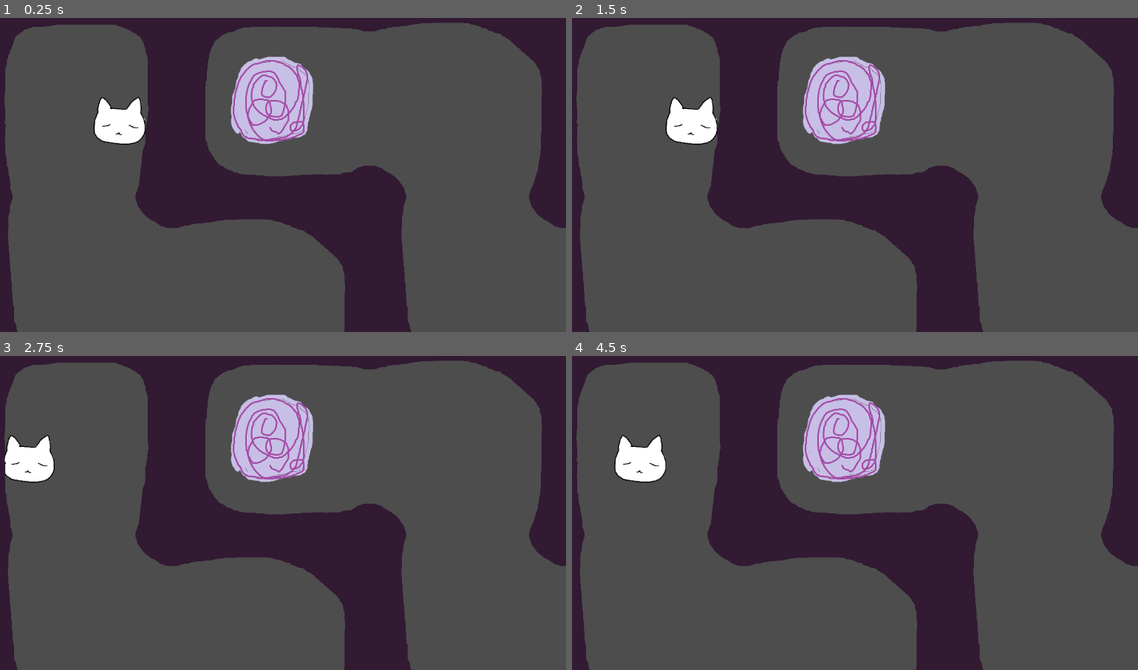
Above: before the commit, frames 1-4 (two rows, left to right).
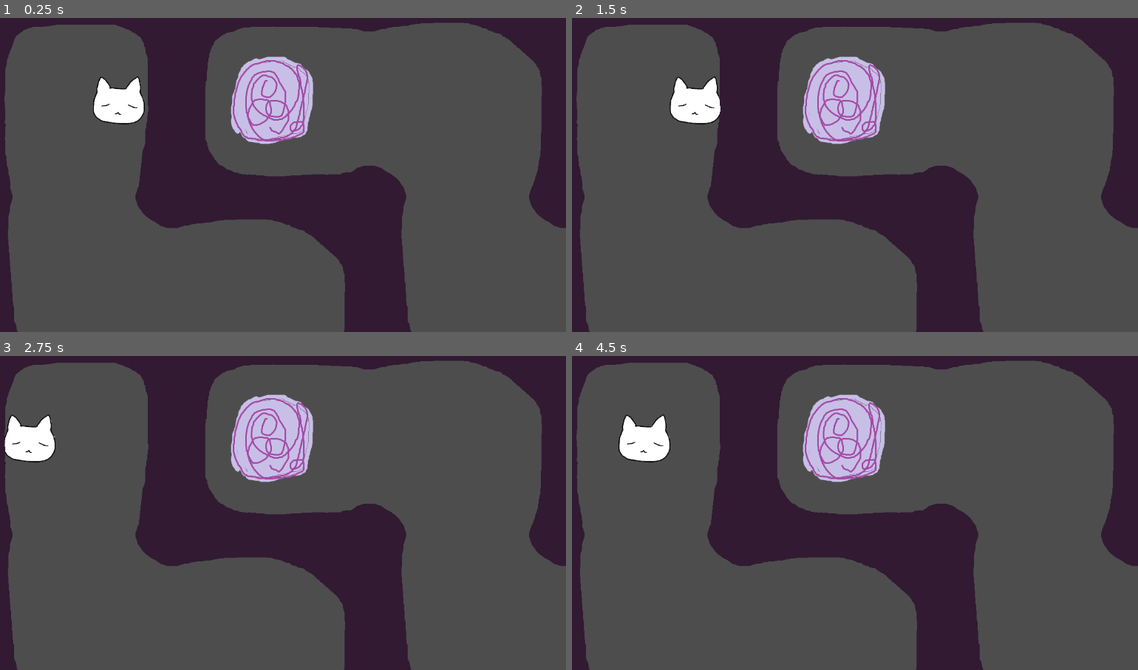
Above: after the commit, the same moments.

Repository: emeryplyler/Paths
Game: Godot game, scene res://main_game_scene/root.tscn
Two runs of this game, one before a commit and one after it. Both use one fixed random seed, a clock stepped at 60 frames per second and the inputs below.
Inputs:
- Up to frame 1 (0.25 s): no input
- Up to frame 2 (1.5 s): tap Enter (ui_accept) at 0.5, 0.77, 1.25 s; hold D (Right) from 0.53 s (still down)
- Up to frame 3 (2.75 s): tap Enter (ui_accept) at 1.52, 2 s; release D (Right) at 2.03 s; hold A (Left) from 2.03 s (still down)
- Up to frame 4 (4.5 s): tap Enter (ui_accept) at 2.75, 3.02, 3.5, 3.77, 4.25 s; release A (Left) at 2.78 s; hold D (Right) 2.78-4.28 s; hold A (Left) from 4.28 s (still down)

The runs differ from the first frame. In frame 1, 1.3% of the frame differs, in the area x 16-26%, y 18-41%; in frame 2, 1.3%; in frame 3, 1.2%; in frame 4, 1.3%, in the area x 7-18%, y 18-41%.

Commit message:
fixed camera not being centered

Diff:
--- a/main_game_scene/root.tscn
+++ b/main_game_scene/root.tscn
@@ -110,11 +110,9 @@
 SPEED = 500.0
 
 [node name="CollisionShape2D" type="CollisionShape2D" parent="Player"]
-position = Vector2(45.5, 48)
 shape = SubResource("RectangleShape2D_flqml")
 
 [node name="Sprite2D" type="Sprite2D" parent="Player"]
-position = Vector2(43, 43)
 scale = Vector2(0.57, 0.57)
 texture = ExtResource("2_64tbq")
 
